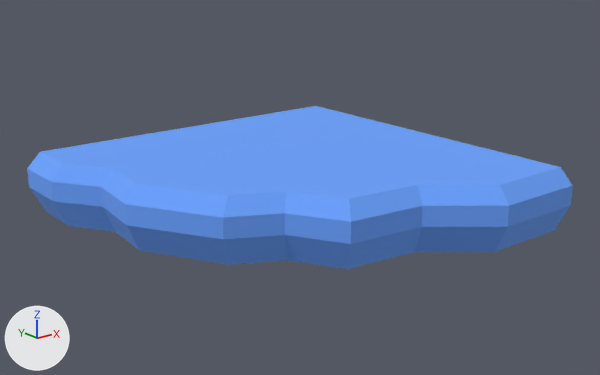
Two versions of the glTF model atoms/Iceberg_Curve_Outer_3x3_1.glb, one commit apart.
Camera for both pictures: a 50 mm camera at (-275.0, -361.0, 138.0) aimed at (35.0, 27.0, -17.0). The lights are fixed; the arrows at lower left show +X, +Y and +Z. The older version comes first. Where no turn or scale is listed for an object, it has been applied to the vertices. Vertices at exactly the same position are counted once.

In view in the first picture: 'Iceberg_Curve_Outer_3x3_1'.
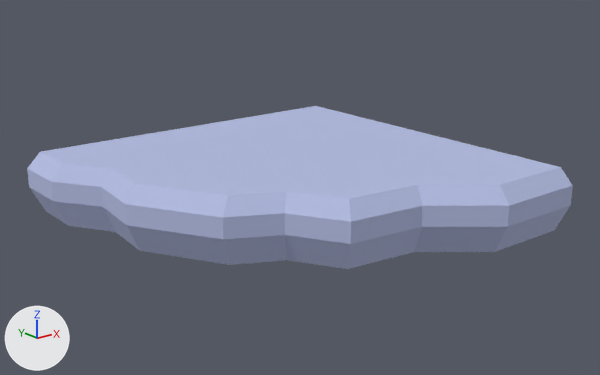
Scene script edits in JSON lines:
```json
{"op": "add", "block": "img_colormap", "code": ["img_colormap = load_image('colormap', '../textures/colormap.png', 512, 512, 'sRGB')"]}
{"op": "remove", "block": "mat_ice", "code": "mat_ice.base_color = (0.143, 0.357, 0.969)  # blue #6aa1fb"}
{"op": "add", "block": "mat_ice", "code": "mat_ice.texture = img_colormap"}
{"block": "me_object11_003", "where": "me_object11_003.from_pydata(...)  # 42 vertices, 80 faces; spans x -91.0..150.0, y -91.0..150.0, z -41.0..0.0"}
{"block": "me_object11_003", "where": "# used by ob_iceberg_curve_outer_3x3_1; location = (0.0, 0.0, 0.0)"}
{"block": "me_object11_003", "change": "me_object11_003 part 1: texture (UV) coordinates of 72 of 80 faces, centred in x -91.0..131.0, y -91.0..138.0, z -41.0..0.0, changed; they spanned u 0.0..1.0, v 0.0..1.0 and now span u 0.22..0.22, v 0.44..0.44"}
```

Boxes (x1, y1, x2, y2) around the edits, measured in the pictures (600 x 375 px):
```json
{"object": "Iceberg_Curve_Outer_3x3_1", "change": "surface changed", "before": [27, 106, 573, 269], "after": [27, 106, 573, 269]}
```
